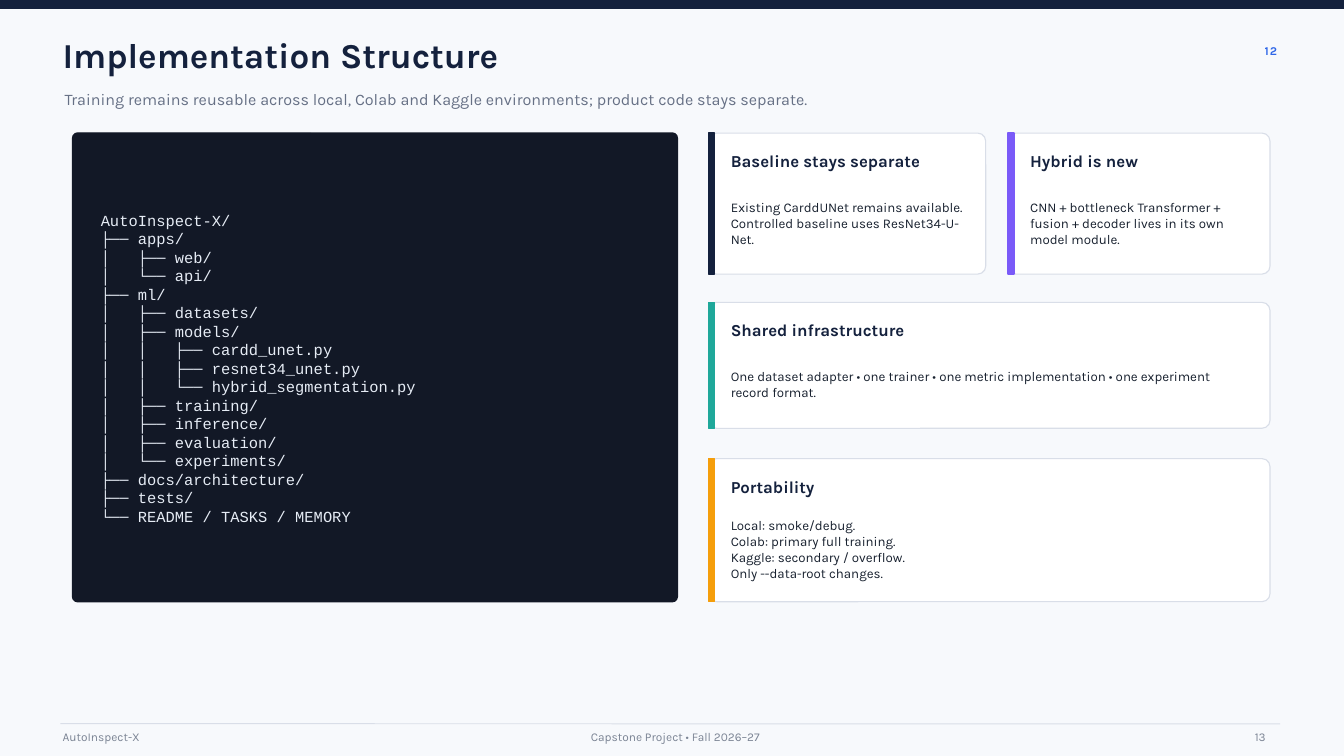
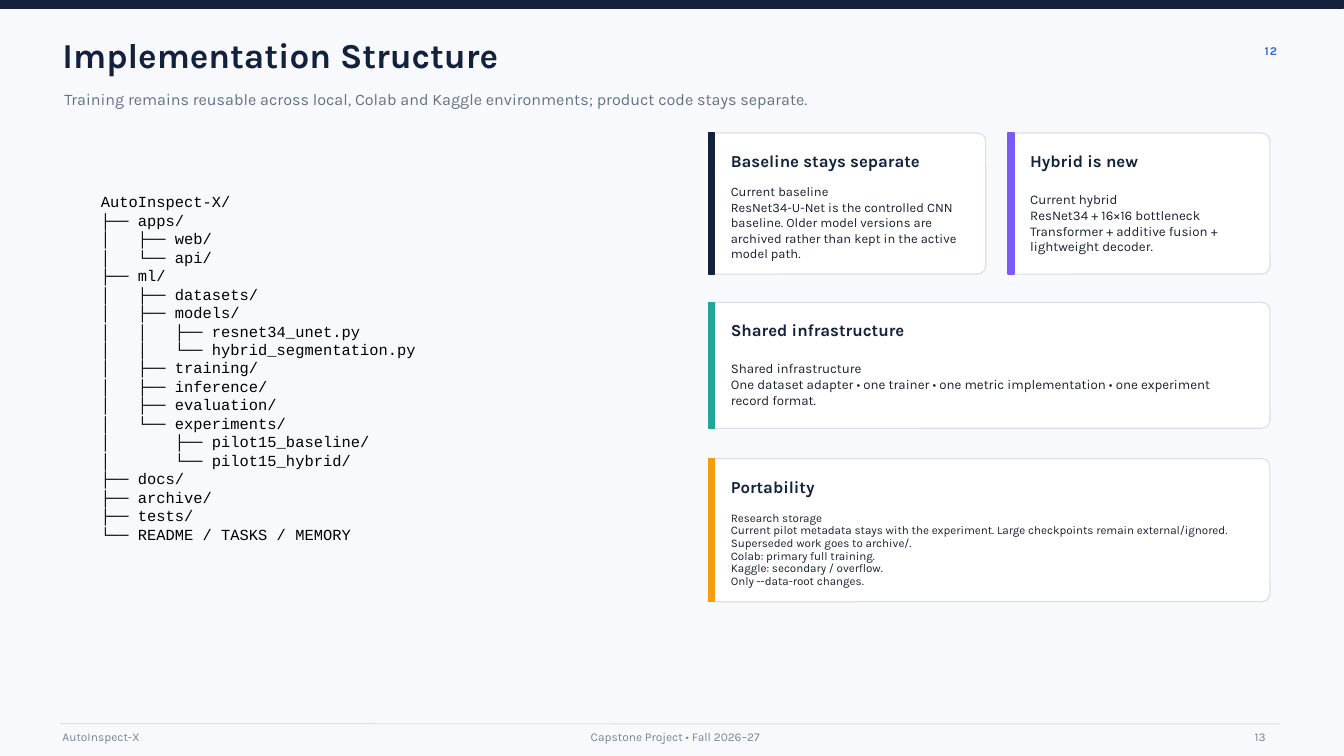
Before and after one commit to KisuZoid/Coding, a slide deck: slide 13 of college/Capstone1/AutoInspect-X_Capstone.pptx. Drawn at 1344x756 pixels with LibreOffice and Linux fonts; fonts in the diff are those of the drawing. Boxes give left, top, right and bottom in pixels: in the first picture for what was removed or moved away, otherwise in the second. Text is boxed around its words. In the diff, an @@ line names an element or a change of style, - is before the commit and + after.

```diff
--- a/college/Capstone1/AutoInspect-X_Capstone.pptx
+++ b/college/Capstone1/AutoInspect-X_Capstone.pptx
@@ rounded rectangle removed at (73, 133, 678, 602) @@
@@ text at (101, 196, 416, 540): text colour #E6ECF5 to #000000 in "AutoInspect-X/", "├── apps/", "│ ├── web/", "│ └── api/" and 11 more places @@
@@ text at (731, 187, 957, 261): text changed; size 9.5 to 9.2 pt @@
-Existing CarddUNet remains available. Controlled baseline uses ResNet34-U-Net.
+Current baseline
+ResNet34-U-Net is the controlled CNN baseline. Older model versions are archived rather than kept in the active model path.
@@ text at (1030, 195, 1208, 255): text changed @@
-CNN + bottleneck Transformer + fusion + decoder lives in its own model module.
+Current hybrid
+ResNet34 + 16×16 bottleneck Transformer + additive fusion + lightweight decoder.
@@ text at (212, 344, 332, 358): paragraph removed @@
-│ │ ├── cardd_unet.py
@@ text at (731, 364, 862, 373): paragraph added @@
+Shared infrastructure
@@ text at (138, 436, 369, 503): text changed; text colour #E6ECF5 to #000000 @@
-├── docs/architecture/
+│ ├── pilot15_baseline/
+│ └── pilot15_hybrid/
+├── docs/
+├── archive/
@@ text at (731, 514, 1227, 550): text changed; size 9.5 to 8.3 pt @@
-Local: smoke/debug.
+Research storage
+Current pilot metadata stays with the experiment. Large checkpoints remain external/ignored. Superseded work goes to archive/.
@@ text at (731, 549, 883, 588): size 9.5 to 8.3 pt in "Colab: primary full training.", "Kaggle: secondary / overflow.", "Only --data-root changes."; line spacing 1 to 0.9 @@
```
Also in this commit, not shown: 6 other slides changed.
